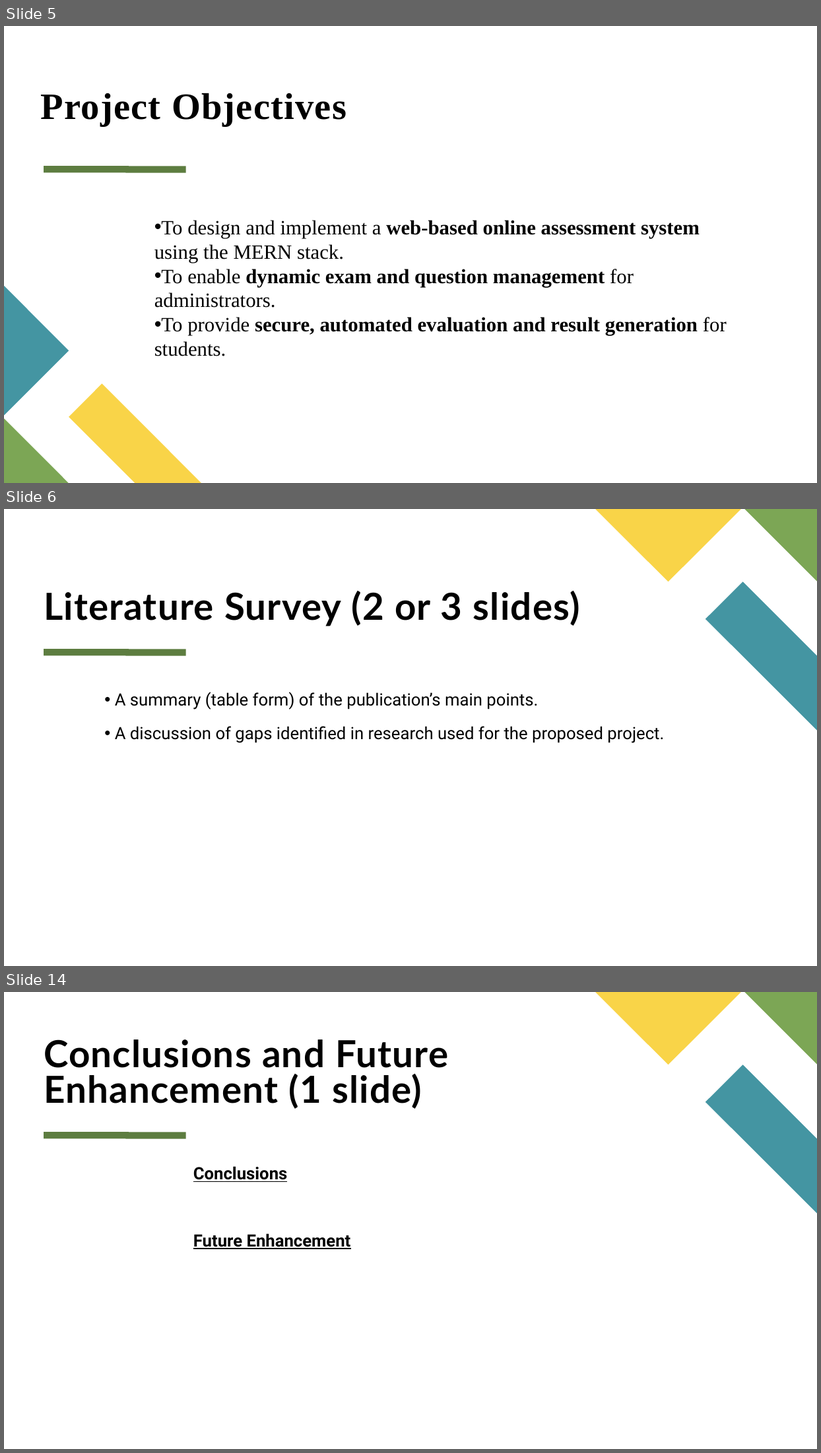
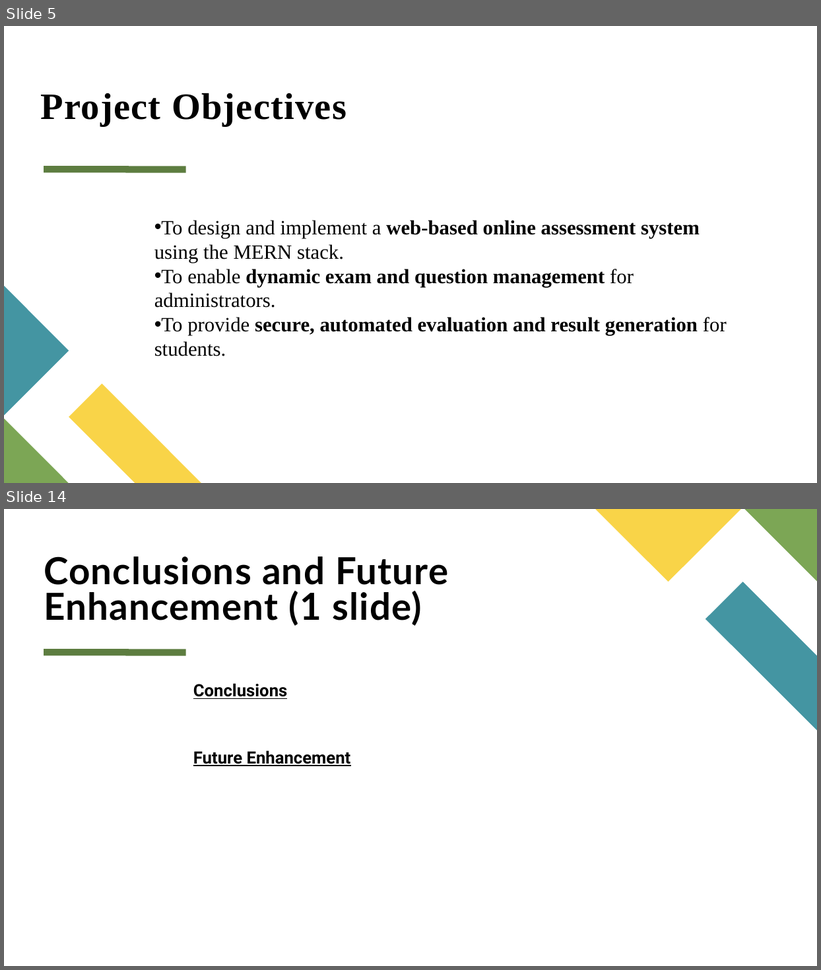
Before and after one commit to Jeevan-018/code-a-thon, a slide deck: Main Project Final Report/Presentation/Seminar PPT Template B24.pptx. Shown one above the other, each under a label of ours: slides 5, 6 and 14 before the commit, slides 5 and 14 after it; the slides between them are not shown. The pictures are 821x1453 and 821x970 pixels, drawn with LibreOffice and Linux fonts; fonts in the diff are those of the drawing; background and template pictures are left out. Boxes give left, top, right and bottom in pixels: in the first picture for what was removed or moved away, otherwise in the second. Text is boxed around its words. In the diff, an @@ line names an element or a change of style, - is before the commit and + after.

```diff
--- a/Main Project Final Report/Presentation/Seminar PPT Template B24.pptx
+++ b/Main Project Final Report/Presentation/Seminar PPT Template B24.pptx
@@ slide 6 removed at (x1=4, y1=509, x2=817, y2=966), background #FFFFFF; not listed: 4 template elements that a slide beside it also shows @@
@@ title removed at (x1=44, y1=591, x2=580, y2=626) @@
-Literature Survey (2 or 3 slides)
@@ text removed at (x1=115, y1=692, x2=664, y2=743) @@
-• A summary (table form) of the publication’s main points.
-• A discussion of gaps identified in research used for the proposed project.
```
Also in this commit, not shown: 6 slides changed, 2 slides added, 1 other slide removed, 9 other files.
